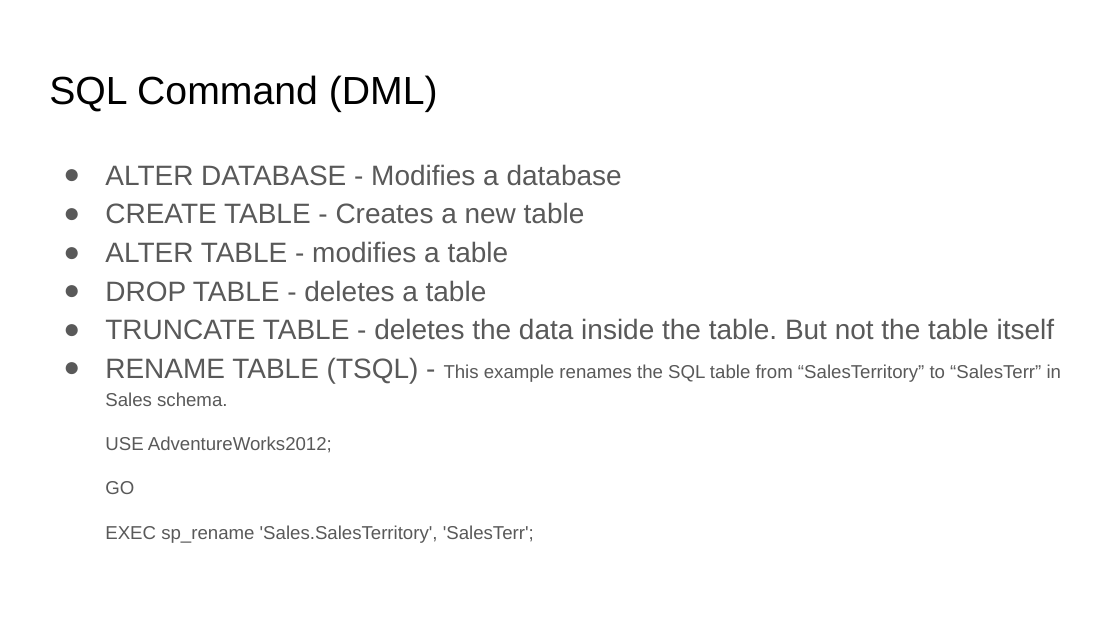
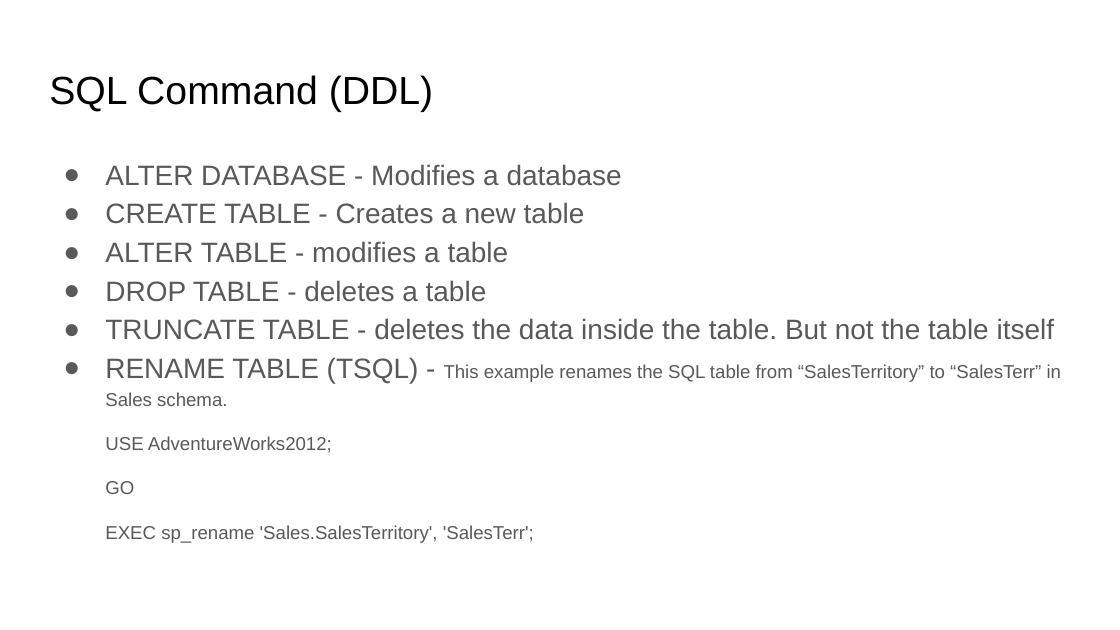
Before and after one commit to imcuteani/Azure_Big_Data_Training, a slide deck: slide 66 of IIHT-Capgemini Big Data Azure Training-Slide.pptx. Drawn at 1120x630 pixels with LibreOffice and Linux fonts; fonts in the diff are those of the drawing. Boxes give left, top, right and bottom in pixels: in the first picture for what was removed or moved away, otherwise in the second. Text is boxed around its words. In the diff, an @@ line names an element or a change of style, - is before the commit and + after.

```diff
--- a/IIHT-Capgemini Big Data Azure Training-Slide.pptx
+++ b/IIHT-Capgemini Big Data Azure Training-Slide.pptx
@@ title at bbox=[49, 75, 434, 112]: text changed @@
-SQL Command (DML)
+SQL Command (DDL)
```
Also in this commit, not shown: 1 other slide changed, 5 other files.
